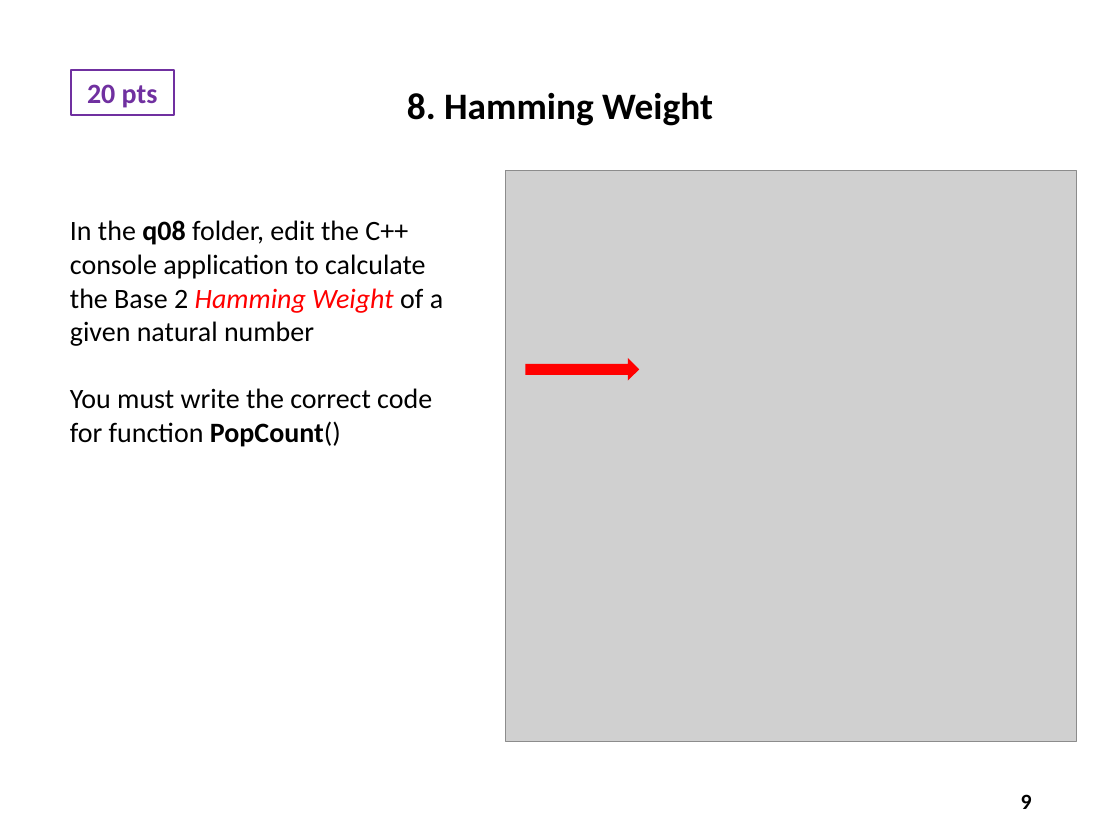
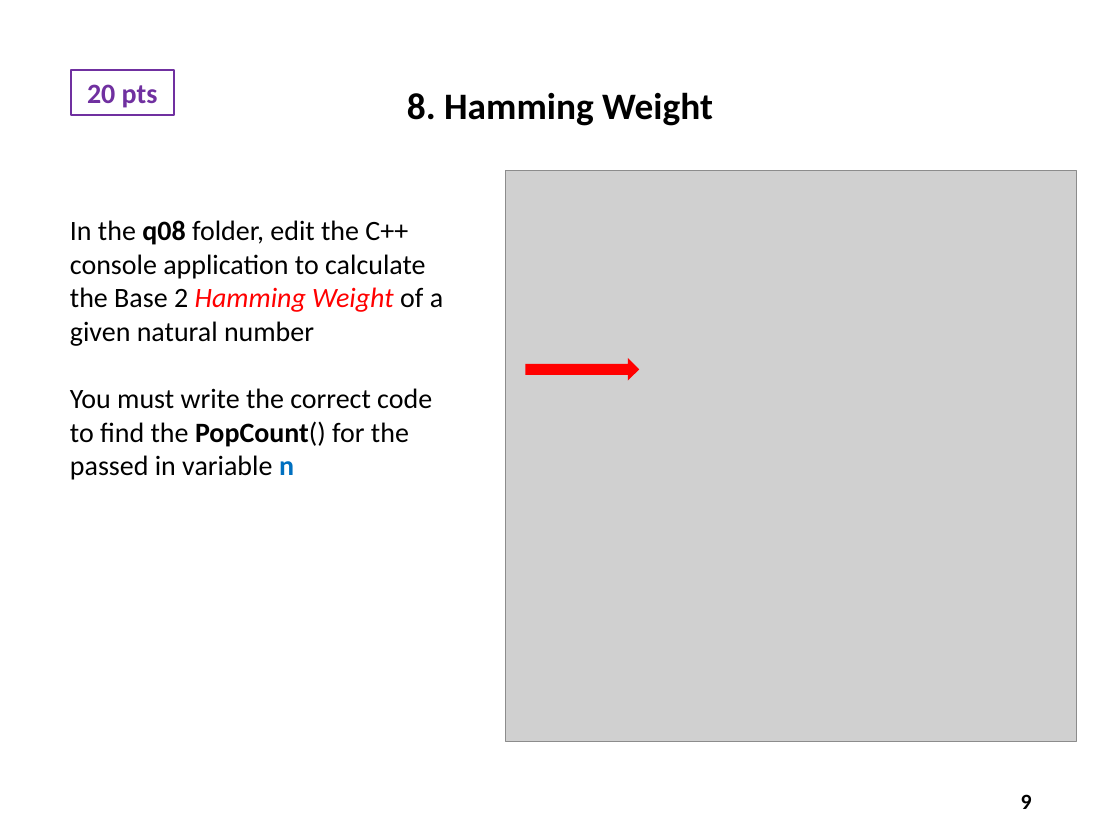
Before and after one commit to dbiersach/scicomp301-cpp-linux, a slide deck: slide 9 of exam1/Exam 1 Questions.pptx. Drawn at 1120x840 pixels with LibreOffice and Linux fonts; fonts in the diff are those of the drawing; grey boxes stand for pictures. Boxes give left, top, right and bottom in pixels: in the first picture for what was removed or moved away, otherwise in the second. Text is boxed around its words. In the diff, an @@ line names an element or a change of style, - is before the commit and + after.

```diff
--- a/exam1/Exam 1 Questions.pptx
+++ b/exam1/Exam 1 Questions.pptx
@@ text at (x1=70, y1=388, x2=432, y2=480): text changed @@
-You must write the correct code for function PopCount()
+You must write the correct code to find the PopCount() for the passed in variable n
```
Also in this commit, not shown: 3 other slides changed, 1 other file.
